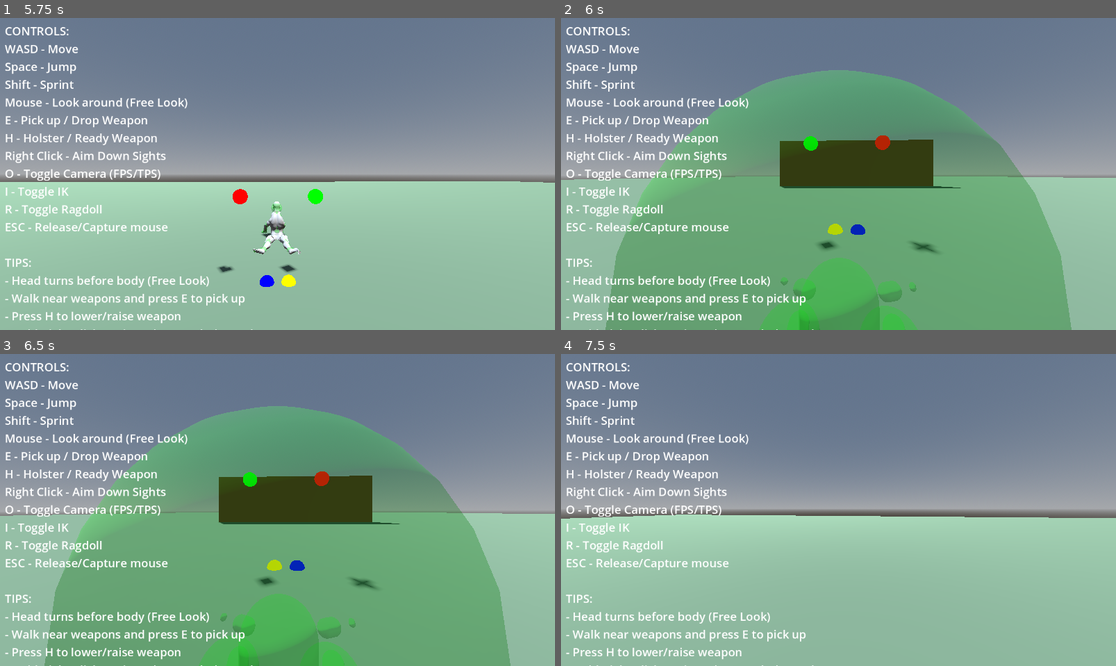
Above: before the commit, frames 1-4 (two rows, left to right).
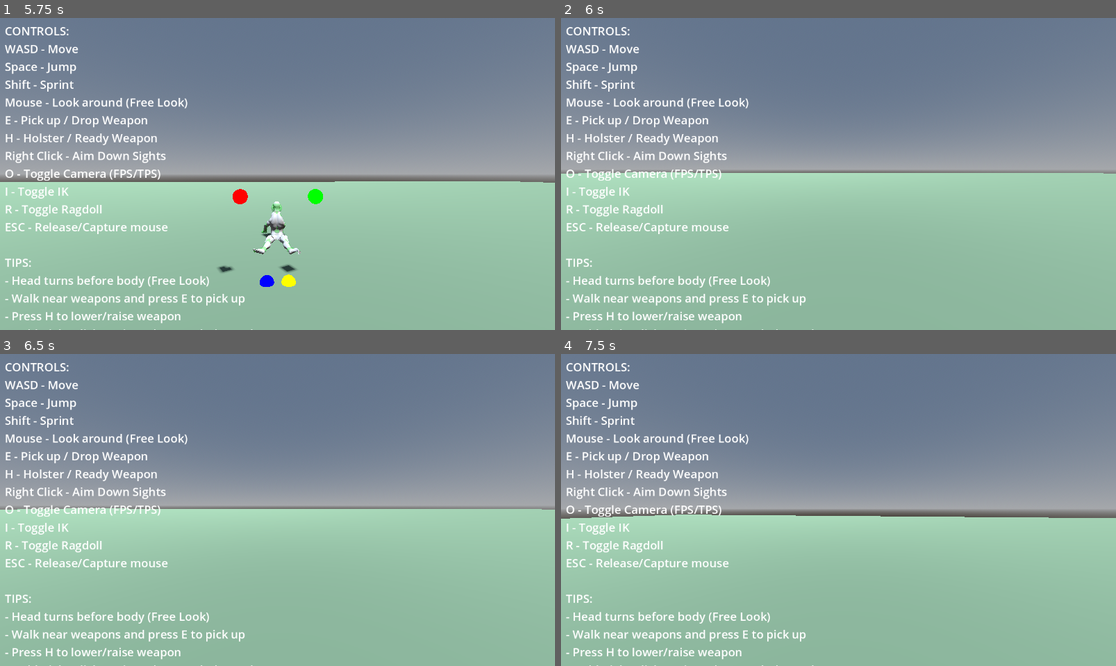
Above: after the commit, the same moments.

Repository: lmf-git/fpsikanimragdoll
Game: Godot game, scene res://world.tscn
Two runs of this game, one before a commit and one after it. Both use one fixed random seed, a clock stepped at 60 frames per second and the inputs below.
Inputs (mouse positions are in pixels of both pictures, inside the frame that each line leads up to):
- Up to frame 1 (5.75 s): tap Enter at 0.5 s; move the mouse to (305, 174) at 0.52 s; hold Shift (sprint) 0.53-1.28 s; hold W (move_forward) from 0.53 s (still down); click (305, 174) at 0.67 s; tap Space (jump) at 0.77, 1.52, 3.02, 3.77, 4.52 s; move the mouse to (249, 174) at 1.27 s; tap O (toggle_camera) at 1.35 s; move the mouse to (288, 167) at 2.02 s; hold I (toggle_ik) 2.03-2.78 s; move the mouse to (271, 180) at 2.77 s; tap R (toggle_ragdoll) at 2.85 s; click (271, 180) at 2.92 s; move the mouse to (316, 177) at 3.52 s; tap E at 3.6 s; move the mouse to (233, 170) at 4.27 s; tap H at 4.35 s; move the mouse to (283, 174) at 5.02 s; hold Shift (sprint) from 5.03 s (still down); click (283, 174) at 5.17 s
- Up to frame 2 (6 s): tap Space (jump) at 5.75 s; move the mouse to (816, 167) at 5.77 s; release W (move_forward) at 5.78 s; release Shift (sprint) at 5.78 s; hold D (move_right) from 5.78 s (still down); tap O (toggle_camera) at 5.85 s
- Up to frame 3 (6.5 s): keep holding D (move_right); tap Space (jump) at 6.02 s
- Up to frame 4 (7.5 s): tap Enter at 6.5 s; move the mouse to (866, 510) at 6.52 s; release D (move_right) at 6.53 s; hold I (toggle_ik) 6.53-7.28 s; hold W (move_forward) from 6.53 s (still down); tap Space (jump) at 6.77, 7.25 s; move the mouse to (810, 510) at 7.27 s; tap R (toggle_ragdoll) at 7.35 s; click (810, 510) at 7.42 s

Frame 1 is identical in both runs. In frame 2, 54% of the frame differs, in the area x 0-100%, y 16-100%; in frame 3, 54%; in frame 4, nothing differs.

Commit message:
Fix weapon hand following and camera inversion during ragdoll
Key changes:
- Raised aiming position significantly (Y: -0.05 → 0.2) for proper sight alignment
- Fixed weapon following hand by reordering IK/weapon updates in _process()
- Fixed camera inversion by preserving global rotation during ragdoll attachment
- IK now applies BEFORE weapon position update so hand bone is in correct position

Diff:
--- a/character_controller.gd
+++ b/character_controller.gd
@@ -53,7 +53,7 @@
 var is_weapon_sheathed: bool = false  # Toggle for sheathed state
 
 # Weapon positioning - skeleton-relative offsets
-@export var aim_weapon_offset: Vector3 = Vector3(0.3, -0.05, -0.5)  # Offset when aiming down sights (more up and forward)
+@export var aim_weapon_offset: Vector3 = Vector3(0.25, 0.2, -0.5)  # Offset when aiming down sights (high in front of face)
 @export var ready_weapon_offset: Vector3 = Vector3(0.35, -0.15, -0.4)  # Offset when ready/moving (more up and forward)
 @export var sheathed_weapon_offset: Vector3 = Vector3(0.5, -0.6, 0.2)  # Offset when sheathed at side
 @export var weapon_transition_speed: float = 8.0  # Speed of state transitions
@@ -900,6 +900,9 @@
 
 	print("Attaching FPS camera to ragdoll head: ", physical_head_bone.name)
 
+	# Store camera's current rotation to preserve it
+	var camera_global_basis = fps_camera.global_transform.basis
+
 	# Remove camera from character
 	if fps_camera.get_parent():
 		fps_camera.get_parent().remove_child(fps_camera)
@@ -907,8 +910,10 @@
 	# Add camera as child of physical head bone
 	physical_head_bone.add_child(fps_camera)
 
-	# Restore camera's relative position (should be at eye level in head)
-	fps_camera.transform = Transform3D(Basis(), Vector3(0, 0.1, 0.15))  # Standard eye offset
+	# Set camera position at eye level but preserve current rotation
+	fps_camera.position = Vector3(0, 0.1, 0.15)  # Eye offset
+	# Preserve the camera's rotation by converting global basis to local relative to head bone
+	fps_camera.global_transform.basis = camera_global_basis
 
 	print("FPS camera attached to ragdoll head")
 
@@ -1102,11 +1107,8 @@
 				left_hand_target.global_position = left_hand_rest
 
 func _process(_delta):
-	# Update weapon position to follow hand
-	if equipped_weapon:
-		_update_weapon_position()
-
 	# Update IK - start() applies the IK each frame
+	# IMPORTANT: IK must be applied BEFORE weapon position update so hand bone is in correct position
 	if ik_enabled:
 		if left_hand_ik:
 			left_hand_ik.start()
@@ -1126,3 +1128,7 @@
 			left_foot_ik.stop()
 		if right_foot_ik:
 			right_foot_ik.stop()
+
+	# Update weapon position AFTER IK to follow hand bone
+	if equipped_weapon:
+		_update_weapon_position()
